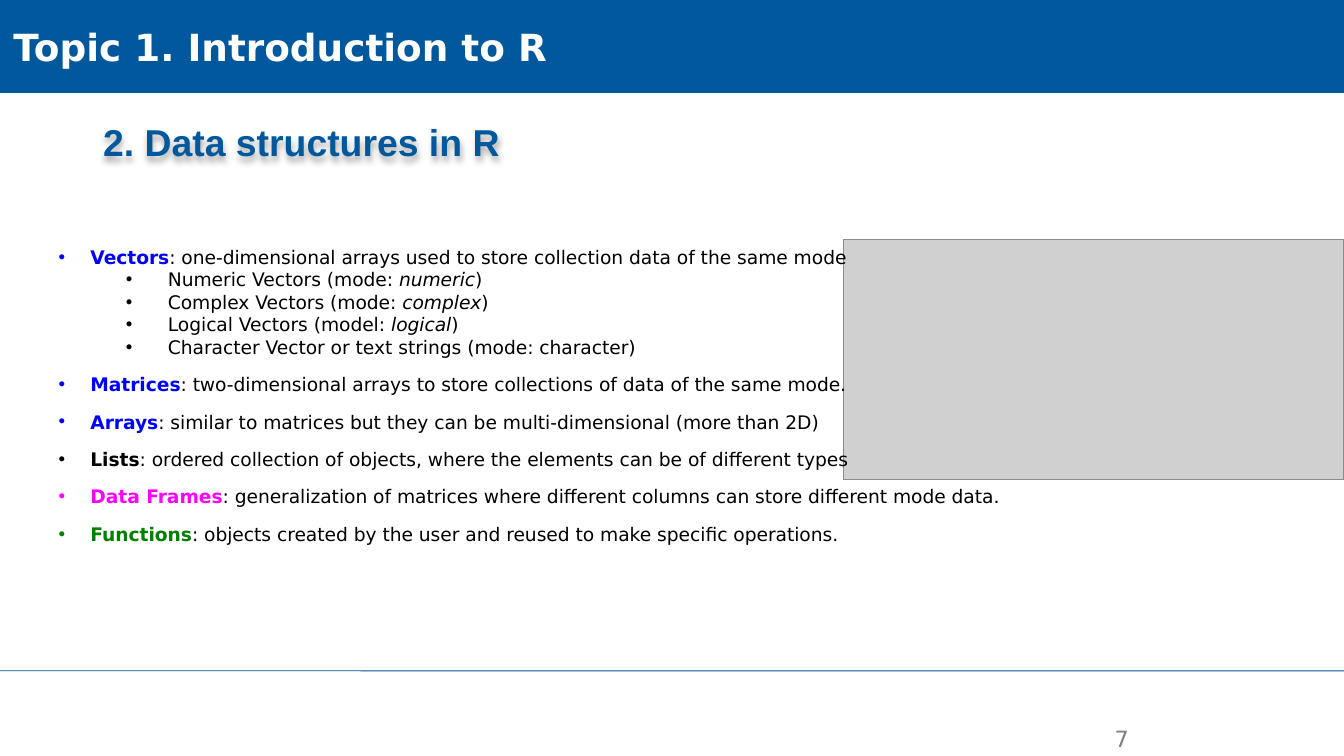
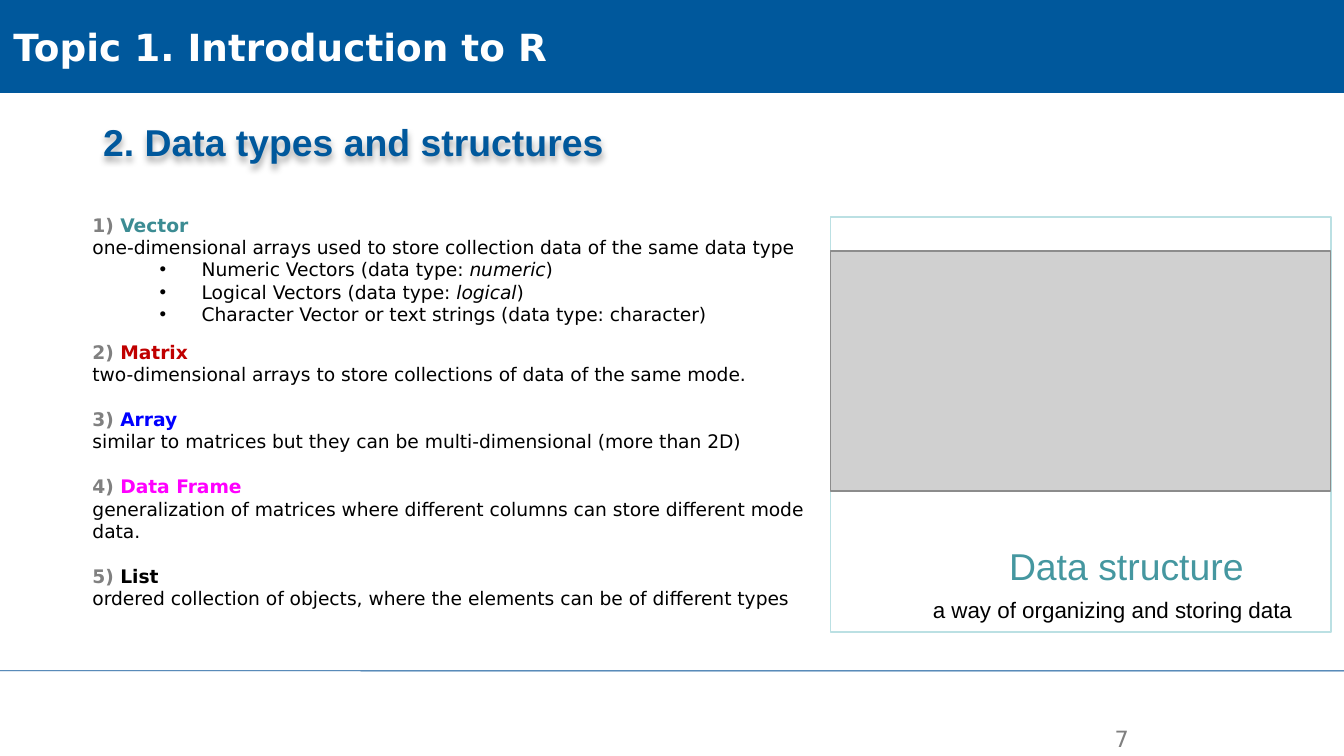
Before and after one commit to XiaoxiangGuanGFZ/FloodRiskSeminar, a slide deck: slide 7 of slides/FRS_exercise_R.pptx. Drawn at 1344x756 pixels with LibreOffice and Linux fonts; fonts in the diff are those of the drawing; grey boxes stand for pictures; background and template pictures are left out. Boxes give left, top, right and bottom in pixels: in the first picture for what was removed or moved away, otherwise in the second. Text is boxed around its words. In the diff, an @@ line names an element or a change of style, - is before the commit and + after.

Commit message:
update

```diff
--- a/slides/FRS_exercise_R.pptx
+++ b/slides/FRS_exercise_R.pptx
@@ text at [103, 127, 604, 164]: text changed @@
-2. Data structures in R
+2. Data types and structures
@@ text at [92, 218, 804, 609]: text changed @@
-• Vectors: one-dimensional arrays used to store collection data of the same mode
-  • Numeric Vectors (mode: numeric)
-  • Complex Vectors (mode: complex)
-  • Logical Vectors (model: logical)
-  • Character Vector or text strings (mode: character)
-• Matrices: two-dimensional arrays to store collections of data of the same mode.
-• Arrays: similar to matrices but they can be multi-dimensional (more than 2D)
-• Lists: ordered collection of objects, where the elements can be of different types
-• Data Frames: generalization of matrices where different columns can store different mode data.
-• Functions: objects created by the user and reused to make specific operations.
+1) Vector
+one-dimensional arrays used to store collection data of the same data type
+  • Numeric Vectors (data type: numeric)
+  • Logical Vectors (data type: logical)
+  • Character Vector or text strings (data type: character)
+2) Matrix
+two-dimensional arrays to store collections of data of the same mode.
+3) Array
+similar to matrices but they can be multi-dimensional (more than 2D)
+4) Data Frame
+generalization of matrices where different columns can store different mode data.
+5) List
+ordered collection of objects, where the elements can be of different types
@@ rectangle added at [831, 218, 1331, 632], outline #BBE0E3 1 pt @@
@@ picture: place and size @@
-picture at [844, 239, 1344, 480]
+picture at [831, 251, 1331, 492]
@@ text added at [1009, 554, 1243, 581], 20 pt, text #4597A0 @@
+Data structure
@@ text added at [933, 601, 1291, 623], 12 pt, text #000000 @@
+a way of organizing and storing data
```
Also in this commit, not shown: 6 other slides changed.
